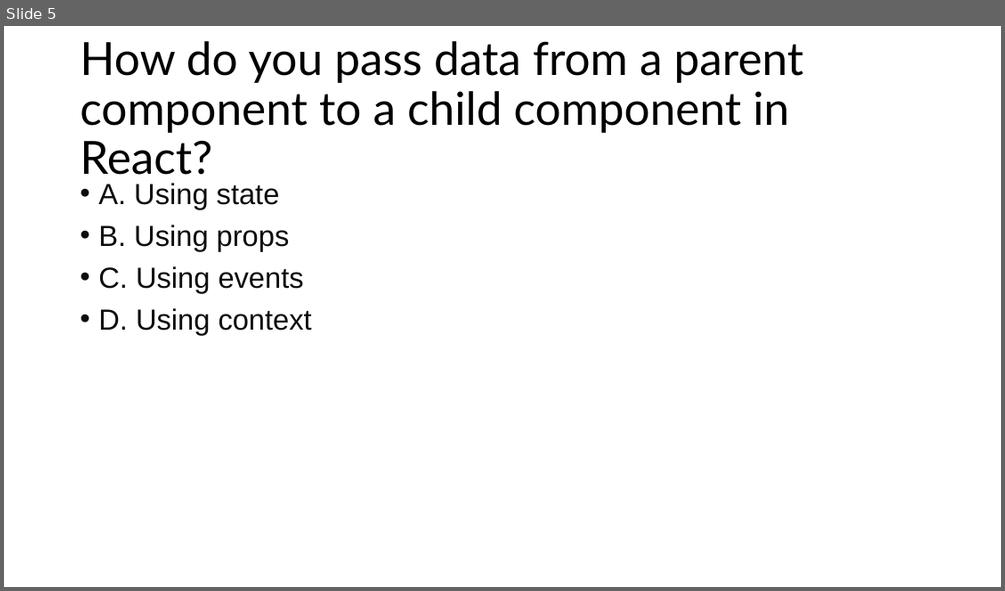
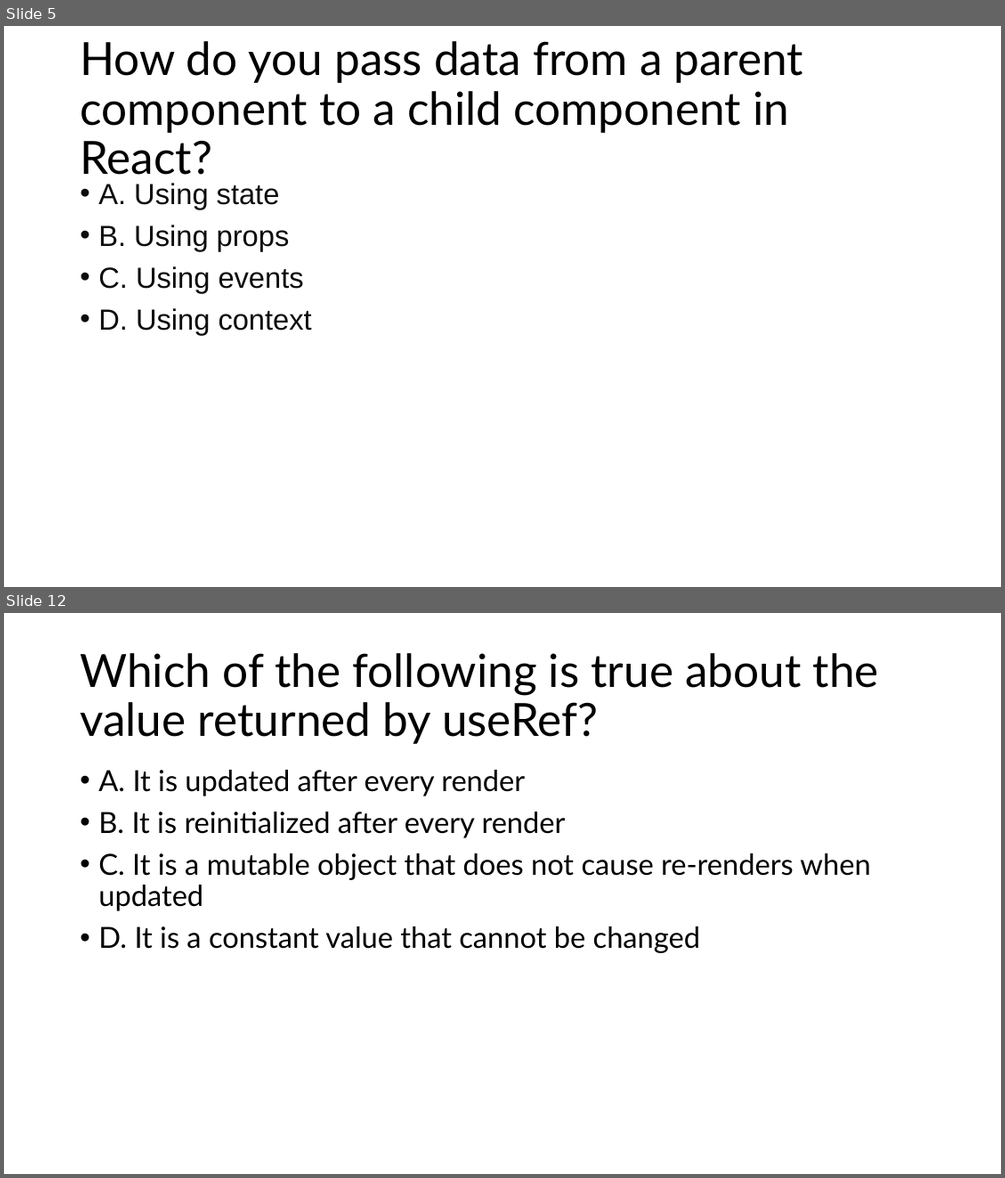
Before and after one commit to aniljos/FS-May-2024, a slide deck: Presentation/MCQ's.pptx. Shown one above the other, each under a label of ours: slide 5 before the commit, slides 5 and 12 after it; the slides between them are not shown. The pictures are 1005x591 and 1005x1178 pixels, drawn with LibreOffice and Linux fonts; fonts in the diff are those of the drawing. Boxes give left, top, right and bottom in pixels: in the first picture for what was removed or moved away, otherwise in the second. Text is boxed around its words. In the diff, an @@ line names an element or a change of style, - is before the commit and + after.

```diff
--- a/Presentation/MCQ's.pptx
+++ b/Presentation/MCQ's.pptx
@@ slide 12 added at (4, 613, 1001, 1174), background #FFFFFF @@
@@ title added at (80, 653, 879, 744), 44 pt, text #000000 @@
+Which of the following is true about the value returned by useRef?
@@ text added at (98, 770, 870, 953), 28 pt, text #000000 @@
+• A. It is updated after every render
+• B. It is reinitialized after every render
+• C. It is a mutable object that does not cause re-renders when updated
+• D. It is a constant value that cannot be changed
```
Also in this commit, not shown: 9 other slides added, 1 slide removed, 17 other files.
